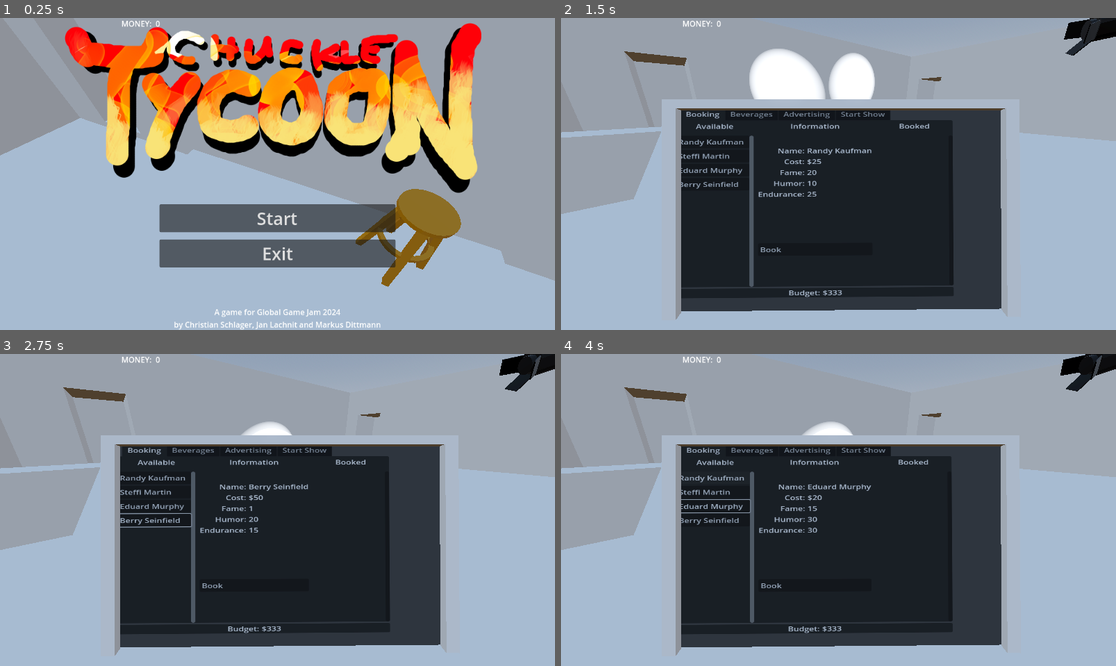
Above: before the commit, frames 1-4 (two rows, left to right).
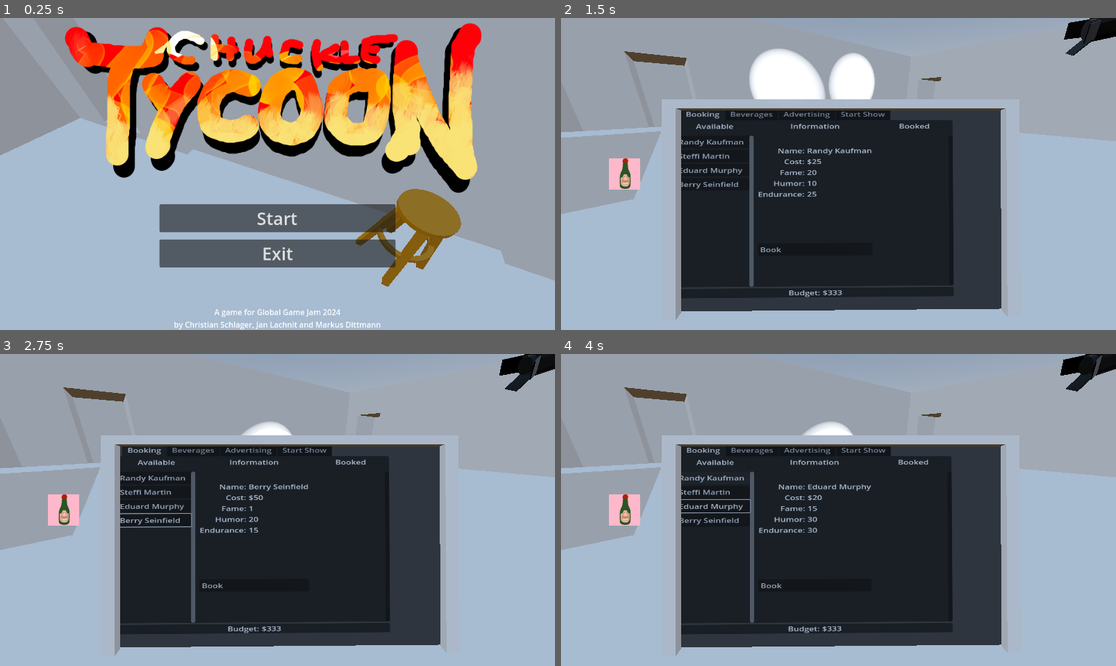
Above: after the commit, the same moments.

Repository: ChrisWhatever1980/ggj24-funny-business
Game: Godot game, scene res://scenes/building.tscn
Two runs of this game, one before a commit and one after it. Both use one fixed random seed, a clock stepped at 60 frames per second and the inputs below.
Inputs (mouse positions are in pixels of both pictures, inside the frame that each line leads up to):
- Up to frame 1 (0.25 s): no input
- Up to frame 2 (1.5 s): click "Start" at 0.5 s; move the mouse to (960, 158) at 1.27 s; hold Up (ui_up) from 1.28 s (still down); click (960, 158) at 1.35 s
- Up to frame 3 (2.75 s): release Up (ui_up) at 2 s; drag from (166, 525) to (249, 572) at 2.02 s
- Up to frame 4 (4 s): move the mouse to (894, 441) at 2.77 s; hold Up (ui_up) 2.78-3.5 s; click (894, 441) at 2.85 s; tap Enter at 3.5 s; drag from (810, 572) to (672, 463) at 3.52 s

The runs differ from the first frame. In frame 1, less than 0.1% of the frame differs, in the area x 21-29%, y 0-3%; in frame 2, 0.6%, in the area x 8-29%, y 0-56%; in frame 3, 0.6%; in frame 4, 0.6%.

Commit message:
after show ongoing

Diff:
--- a/dev/scenes/building.gd
+++ b/dev/scenes/building.gd
@@ -48,6 +48,7 @@
 	$MusicStreamPlayer.volume_db = -10.0
 	$SpotLight.light_color = Color.WHITE
 	$SpotLight2.light_color = Color.WHITE
+	$BartenderMinigame.visible = true
 
 
 func on_start_show():
@@ -58,7 +59,7 @@
 
 func generate_audience(num_guests):
 	var sampling = PoissonDiscSampling.new()
-	var points = sampling.generate_2d_points(3.0, floor_rect, 5)
+	var points = sampling.generate_2d_points(2.0, floor_rect, 5)
 	print("Points: " + str(points.size()))
 	num_guests = max(num_guests, points.size())
 	for g in num_guests:
@@ -167,9 +168,8 @@
 	# put up comedians for judgement
 	var death_idx = 0
 	for comedian in get_tree().get_nodes_in_group("Comedians"):
-		comedian.position = get_node("Underworld/comedian_plank/ComedianDeath0").position
-		comedian.show_earnings(100)
-
+		print("Put comedian on plank!")
+		comedian.position = get_node("Underworld/comedian_plank/ComedianDeath" + str(death_idx)).position
 
 
 func set_location(_upstairs):
--- a/dev/scenes/building.tscn
+++ b/dev/scenes/building.tscn
@@ -222,6 +222,7 @@
 grow_vertical = 2
 
 [node name="HBoxContainer" type="HBoxContainer" parent="AspectRatioContainer"]
+visible = false
 layout_mode = 2
 size_flags_vertical = 0
 mouse_filter = 2
@@ -297,7 +298,7 @@
 light_color = Color(0.705882, 0, 0.145098, 1)
 
 [node name="SpotLight2" parent="." instance=ExtResource("8_3sd2r")]
-transform = Transform3D(0.980499, 0.00739001, 0.196382, 0.0348713, 0.976892, -0.210867, -0.193402, 0.213603, 0.957585, -14.7558, 10, 0)
+transform = Transform3D(0.980498, 0.00739001, 0.196382, 0.0348713, 0.976892, -0.210867, -0.193402, 0.213603, 0.957585, -14.7558, 10, 0)
 light_color = Color(0.627451, 0.0313726, 0.172549, 1)
 
 [node name="FloorBody" type="StaticBody3D" parent="."]
--- a/dev/scenes/comedian.gd
+++ b/dev/scenes/comedian.gd
@@ -13,7 +13,7 @@
 
 # Called when the node enters the scene tree for the first time.
 func _ready():
-	pass # Replace with function body.
+	$NameLabel.text = stats.name
 
 
 # Called every frame. 'delta' is the elapsed time since the previous frame.
@@ -68,8 +68,3 @@
 					to_target.y = 0.0
 					to_target = to_target.normalized()
 					GameEvents.emit_signal("audience_idle")
-
-
-func show_earnings(earnings):
-	$EarningsLabel.text = "Earnings: " + str(earnings)
-	$EarningsLabel.visible = true
--- a/dev/scenes/comedian.tscn
+++ b/dev/scenes/comedian.tscn
@@ -54,7 +54,7 @@
 [sub_resource type="BoxShape3D" id="BoxShape3D_cxc56"]
 size = Vector3(2.31738, 3.8208, 2.35645)
 
-[node name="Comedian" type="Node3D"]
+[node name="Comedian" type="Node3D" groups=["Comedians"]]
 transform = Transform3D(1, 0, 0, 0, 1, 0, 0, 0, 1, -3.18501, 1.07653, -14.677)
 script = ExtResource("1_o08b2")
 
@@ -87,10 +87,11 @@
 [node name="StandupStream1" type="AudioStreamPlayer3D" parent="."]
 stream = ExtResource("4_gxu0y")
 
-[node name="EarningsLabel" type="Label3D" parent="." groups=["Comedians"]]
+[node name="NameLabel" type="Label3D" parent="." groups=["Comedians"]]
 transform = Transform3D(1, 0, 0, 0, 1, 0, 0, 0, 1, 0, 4.64437, 0)
 billboard = 1
 text = "Earnings: 0"
+font_size = 128
 
 [connection signal="timeout" from="Timer" to="." method="_on_timer_timeout"]
 [connection signal="input_event" from="Area3D" to="." method="_on_area_3d_input_event"]
--- a/dev/scenes/laptop/laptop_ui.gd
+++ b/dev/scenes/laptop/laptop_ui.gd
@@ -18,7 +18,7 @@
 
 func reset():
 	comedians = ComedianPool.get_available_comedians()
-	budget.text = "$"+str(GameState.money)
+	budget.text = "$" + str(GameState.money)
 
 	for comedian in comedians:
 		add_available(comedian)
Not shown, added: screenshots/title_screen.png
